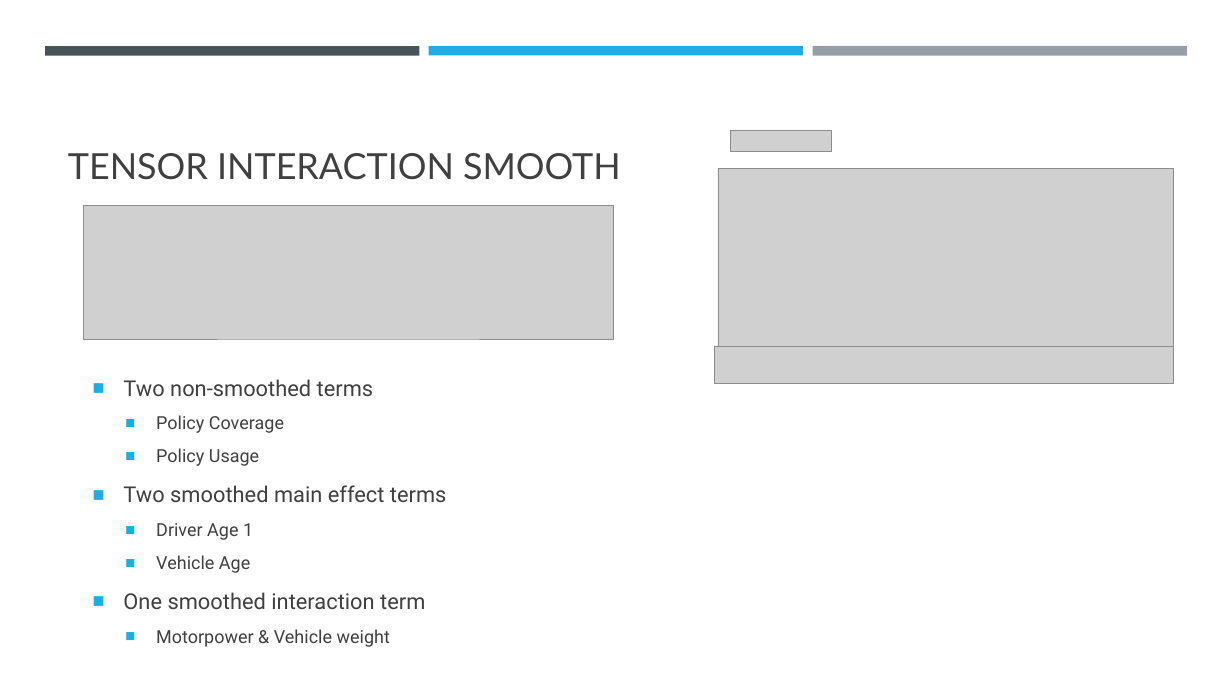
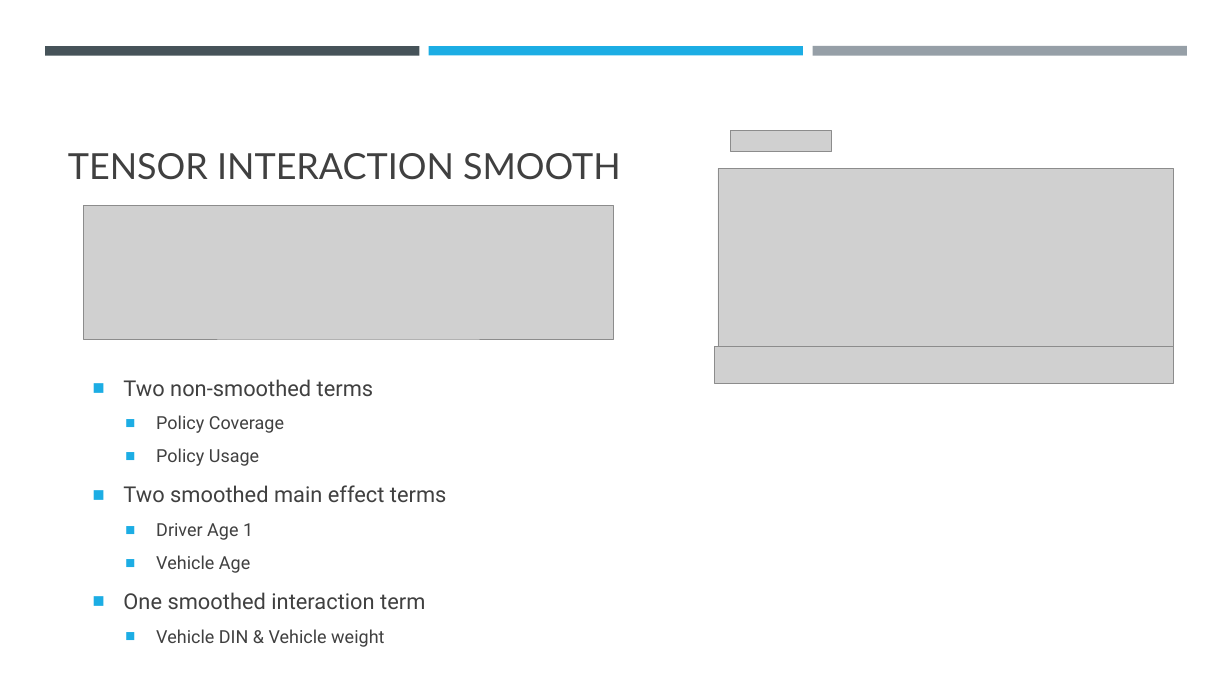
Before and after one commit to casact/GAM_Examples, a slide deck: slide 6 of CAGNY 2021 GAM Smooths.pptx. Drawn at 1232x693 pixels with LibreOffice and Linux fonts; fonts in the diff are those of the drawing; grey boxes stand for pictures. Boxes give left, top, right and bottom in pixels: in the first picture for what was removed or moved away, otherwise in the second. Text is boxed around its words. In the diff, an @@ line names an element or a change of style, - is before the commit and + after.

```diff
--- a/CAGNY 2021 GAM Smooths.pptx
+++ b/CAGNY 2021 GAM Smooths.pptx
@@ text at (156, 629, 384, 647): text changed @@
-  ■ Motorpower & Vehicle weight
+  ■ Vehicle DIN & Vehicle weight
```
Also in this commit, not shown: 9 other slides changed, 1 slide added, 1 slide removed, 2 other files.
